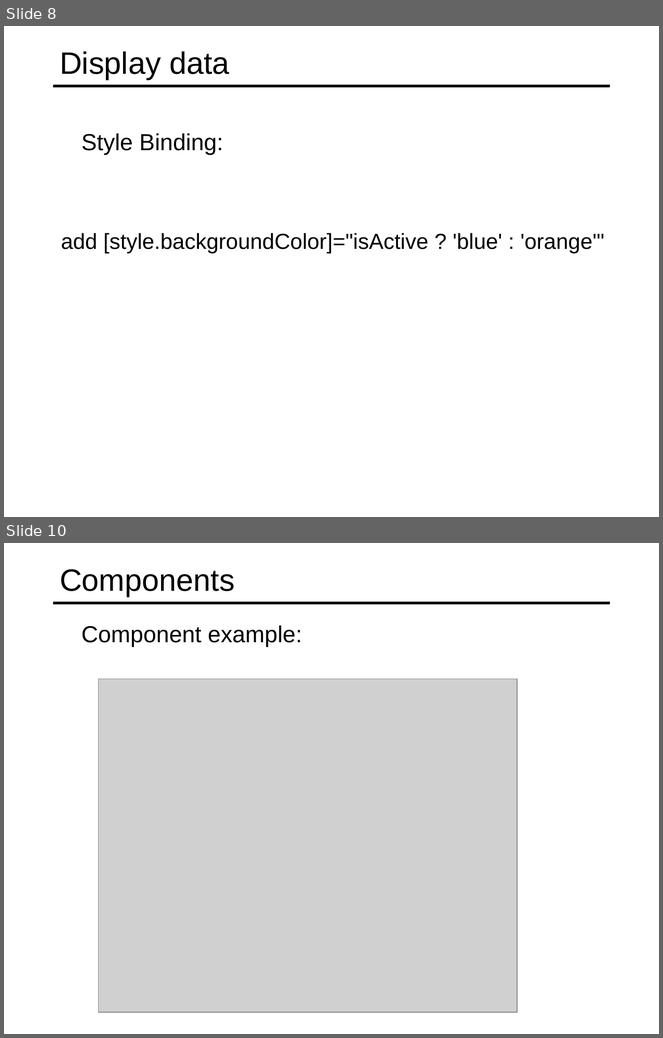
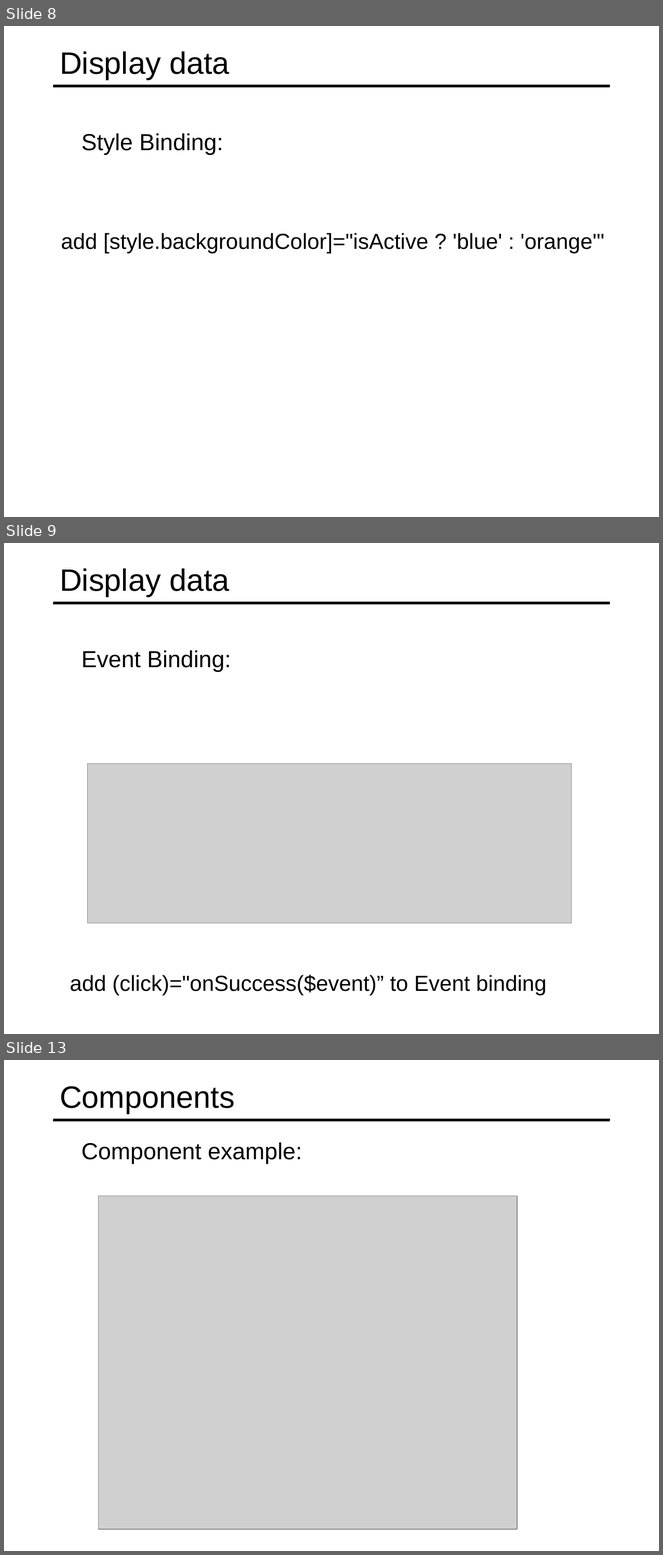
Before and after one commit to specter01wj/Jago_Link_Training, a slide deck: Angular/Angular7/Angular Advanced Course/Essentials/2.Displaying Data and Handling Events/L2_Displaying Data and Handling Events.ppt. Shown one above the other, each under a label of ours: slides 8 and 10 before the commit, slides 8, 9 and 13 after it; the slides between them are not shown. The pictures are 663x1038 and 663x1555 pixels, drawn with LibreOffice and Linux fonts; fonts in the diff are those of the drawing; grey boxes stand for pictures. Boxes give left, top, right and bottom in pixels: in the first picture for what was removed or moved away, otherwise in the second. Text is boxed around its words. In the diff, an @@ line names an element or a change of style, - is before the commit and + after.

```diff
--- a/Angular/Angular7/Angular Advanced Course/Essentials/2.Displaying Data and Handling Events/L2_Displaying Data and Handling Events.ppt
+++ b/Angular/Angular7/Angular Advanced Course/Essentials/2.Displaying Data and Handling Events/L2_Displaying Data and Handling Events.ppt
@@ slide 9 added at bbox=[4, 543, 659, 1034], background #FFFFFF; not listed: 1 template element that a slide beside it also shows @@
@@ title added at bbox=[60, 568, 230, 596], 34 pt, text #000000 @@
+Display data
@@ text added at bbox=[81, 650, 231, 672], 25.5 pt, text #000000 @@
+  Event Binding:
@@ picture added at bbox=[87, 764, 571, 924] @@
@@ text added at bbox=[70, 975, 546, 996], 24 pt, text #000000 @@
+  add (click)="onSuccess($event)” to Event binding
@@ what was slide 10 is now slide 13 @@
```
Also in this commit, not shown: 3 other slides added, 1 slide removed, 1 other file.
